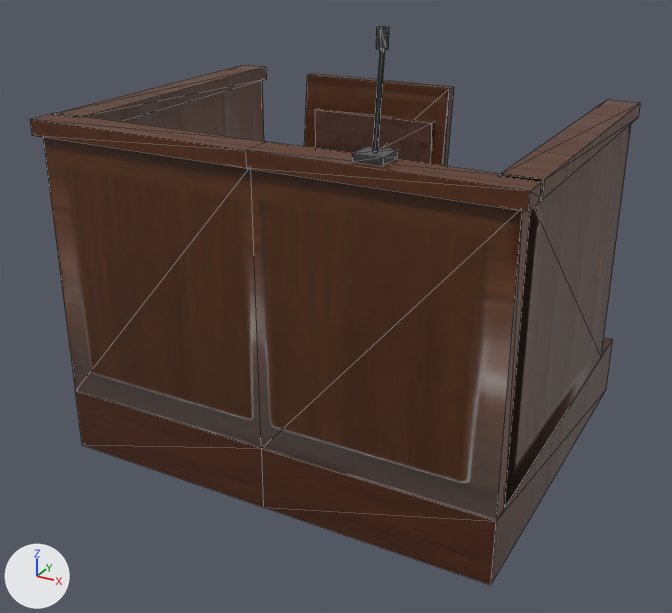
An edit to the glTF model assets/coronado_kit/props/indoor/places/prop_witness_box_clean_near.glb, drawn before and after from the same camera.
The view is the same before and after, from a 50 mm lens placed at (1.28, -2.48, 1.63), pointed at (-0.02, -0.13, 0.46). The lights are fixed; the arrows at lower left show +X, +Y and +Z. The first picture is the older version. Mesh edges are drawn as thin lines. Vertices at exactly the same position are counted once.

The first picture shows 'prop_witness_box_near'.
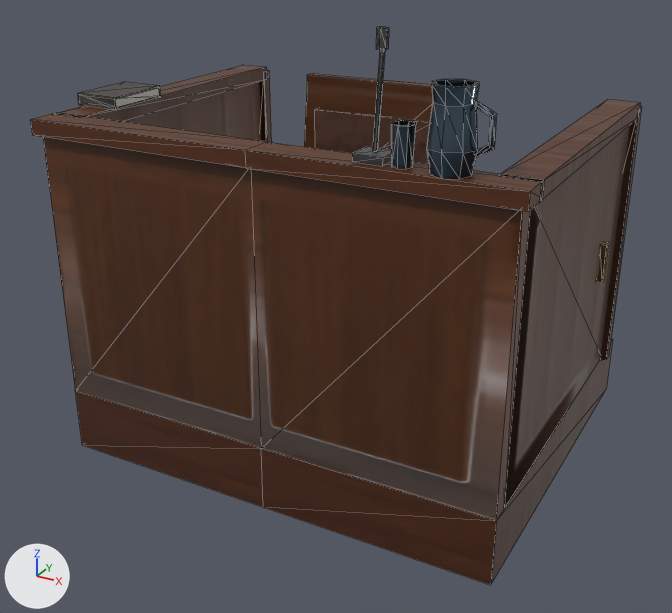
The change, as a diff of the scene's bpy script:
```diff
--- a/assets/coronado_kit/props/indoor/places/prop_witness_box_clean_near.glb.py
+++ b/assets/coronado_kit/props/indoor/places/prop_witness_box_clean_near.glb.py
@@ me_prop_witness_box_near @@
 # used by ob_prop_witness_box_near; location = (0.0, 0.0, 0.0)
 # verts and faces of me_prop_witness_box_near; kept vertices keep their numbers, new ones are numbered from 157
-me_prop_witness_box_near.from_pydata(...)  # 157 vertices, 222 faces; spans x -0.72..0.72, y -0.62..0.6, z 0.0..1.35
+me_prop_witness_box_near.from_pydata(...)  # 279 vertices, 406 faces; spans x -0.74..0.72, y -0.63..0.6, z 0.0..1.35
+# me_prop_witness_box_near part 1: a new loose piece, a box spanning x 0.695..0.715, y 0.235..0.265, z 0.55..0.67, in mat_props_k_atlas
+# me_prop_witness_box_near part 2: the loose piece of 8 vertices spanning x -0.24..-0.2, y 0.04..0.08, z 0.2..0.63 is copied, and the copy is scaled about its middle by (2.5, 1, 1.98), then moved by (-0.45, 0.38, 0.21); it spans x -0.72..-0.62, y 0.42..0.46, z 0.2..1.05
+# me_prop_witness_box_near part 3: the loose piece of 8 vertices spanning x 0.2..0.24, y 0.04..0.08, z 0.2..0.63 is copied, and the copy is scaled about its middle by (2.5, 1, 1.98), then moved by (0.45, 0.38, 0.21); it spans x 0.62..0.72, y 0.42..0.46, z 0.2..1.05
+# me_prop_witness_box_near part 4: a new loose piece of 41 vertices spanning x 0.46..0.58, y -0.63..-0.51, z 1.065..1.265, in mat_props_k_atlas
+# me_prop_witness_box_near part 5: a new loose piece of 25 vertices spanning x 0.37..0.43, y -0.6..-0.54, z 1.065..1.165, in mat_props_k_atlas
+# me_prop_witness_box_near part 6: a new loose piece of 16 vertices spanning x 0.567..0.617, y -0.577..-0.563, z 1.109..1.231, in mat_props_k_atlas
+# me_prop_witness_box_near part 7
+verts[157] = (-0.74, -0.405, 1.065)  # pixel (78, 104)
+verts[158] = (-0.74, -0.195, 1.1)  # pixel (124, 81)
+verts[159] = (-0.74, -0.405, 1.1)  # pixel (77, 93)
+verts[160] = (-0.74, -0.195, 1.065)
+verts[161] = (-0.74, -0.401, 1.071)  # pixel (79, 102)
+verts[162] = (-0.74, -0.401, 1.095)  # pixel (78, 94)
+verts[163] = (-0.74, -0.201, 1.095)
+verts[164] = (-0.74, -0.201, 1.071)
+for new, old in zip([*range(165, 173)], [*range(157, 165)]): verts[new] = verts[old] + (0.14, 0.0, 0.0)
+faces += [(165, 168, 167), (159, 167, 166), (157, 159, 158), (157, 165, 159), (158, 166, 160), (169, 172, 170)]
+faces += [(161, 169, 162), (163, 171, 164), (166, 167, 168), (158, 159, 166), (157, 158, 160), (159, 165, 167)]
+faces += [(160, 166, 168), (170, 172, 171), (162, 169, 170), (164, 171, 172)]
+# me_prop_witness_box_near part 8: 30 kept faces spanning x -0.72..0.72, y -0.62..0.6, z 0.0..1.303 get new vertex colours
 me_prop_witness_box_near.materials.append(mat_props_k_atlas)
```

Location of each change, [x1, y1, x2, y2] in pixels of the pictures (672 x 613 px):
'prop_witness_box_near', reshaped
    before: [30, 27, 641, 585]
    after: [30, 27, 642, 585]
part 1 of me_prop_witness_box_near, added
    after: [598, 242, 609, 283]
part 2 of me_prop_witness_box_near, added
    after: [259, 70, 271, 142]
part 3 of me_prop_witness_box_near, added
    after: [600, 106, 642, 361]
part 4 of me_prop_witness_box_near, added
    after: [427, 79, 480, 179]
part 5 of me_prop_witness_box_near, added
    after: [391, 120, 416, 169]
part 6 of me_prop_witness_box_near, added
    after: [475, 101, 497, 157]
part 7 of me_prop_witness_box_near, added
    after: [78, 82, 161, 110]
part 8 of me_prop_witness_box_near, recoloured
    before: [77, 86, 613, 356]
    after: [77, 86, 613, 341]
